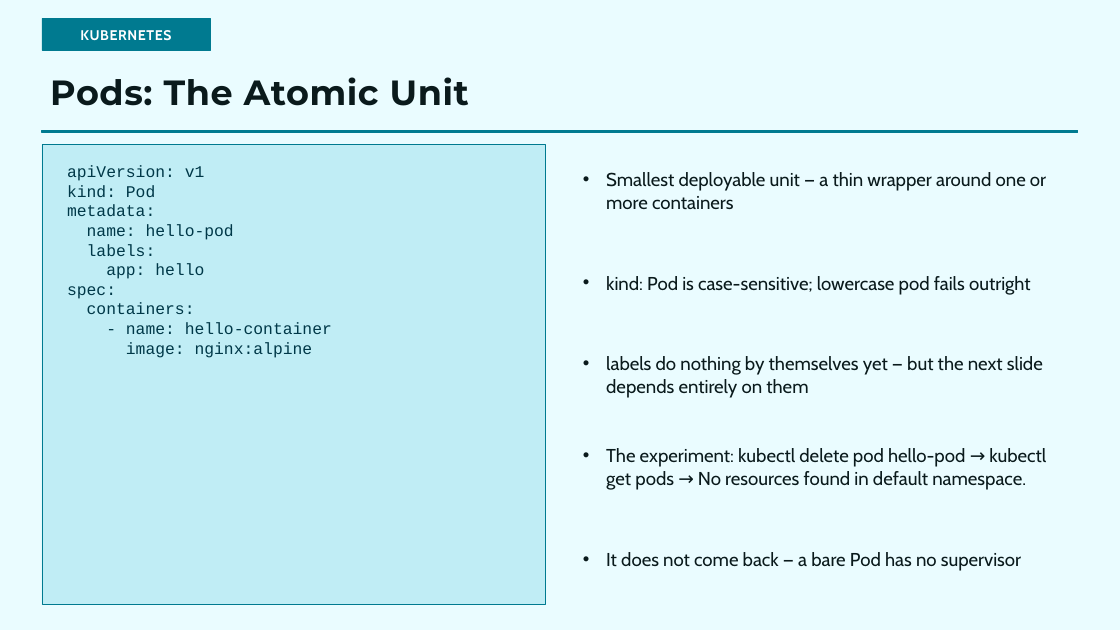
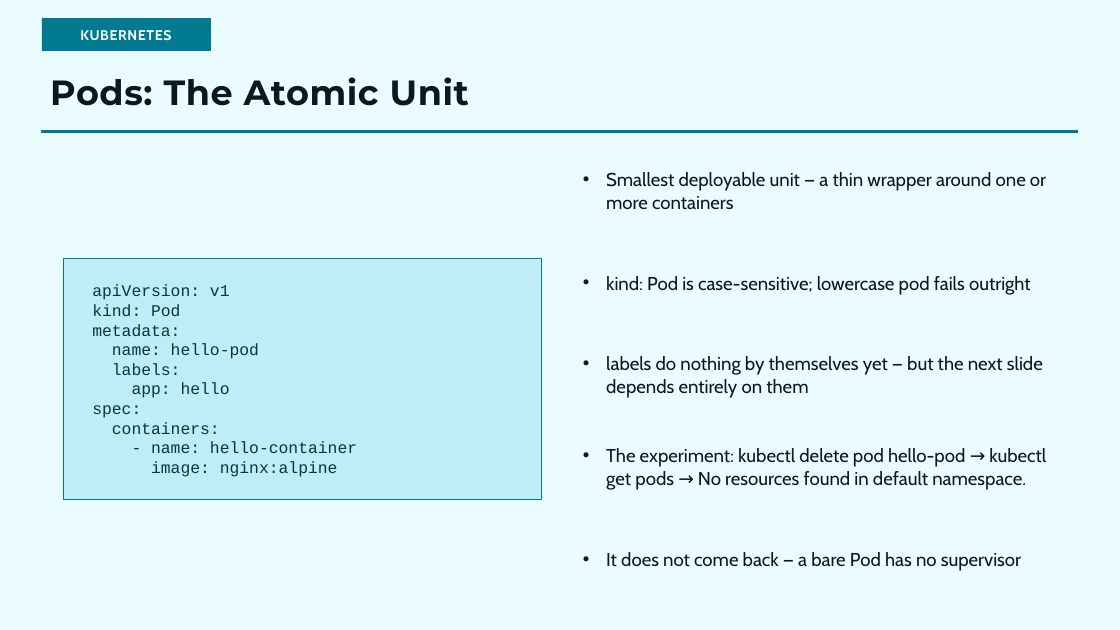
Before and after one commit to choicespecs/kube-self-learn, a slide deck: slide 13 of docs/presentations/KubernetesFundamentals/KubernetesFundamentals.pptx. Drawn at 1120x630 pixels with LibreOffice and Linux fonts; fonts in the diff are those of the drawing. Boxes give left, top, right and bottom in pixels: in the first picture for what was removed or moved away, otherwise in the second. Text is boxed around its words. In the diff, an @@ line names an element or a change of style, - is before the commit and + after.

```diff
--- a/docs/presentations/KubernetesFundamentals/KubernetesFundamentals.pptx
+++ b/docs/presentations/KubernetesFundamentals/KubernetesFundamentals.pptx
@@ rectangle: place and size @@
-rectangle at (42,145,545,605)
+rectangle at (63,259,541,500)
@@ text "apiVersion: v1": place and size @@
-text "apiVersion: v1" at (67,165,332,358)
+text "apiVersion: v1" at (92,284,357,477)
```
Also in this commit, not shown: 2 other slides changed, 1 other file.
